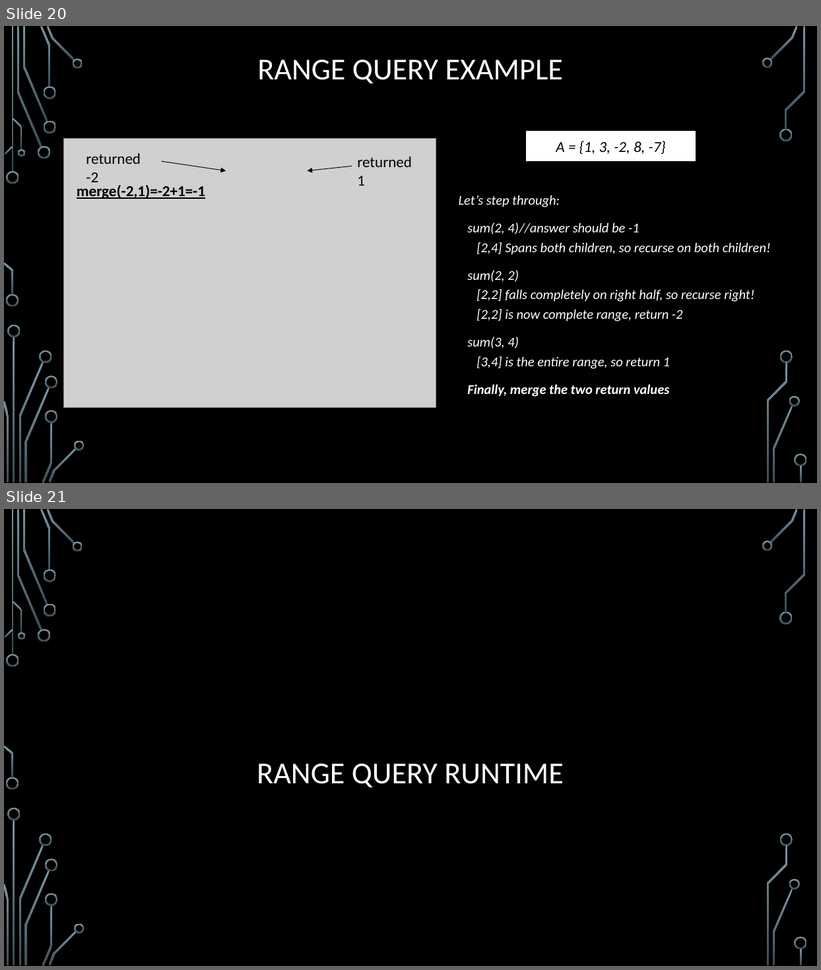
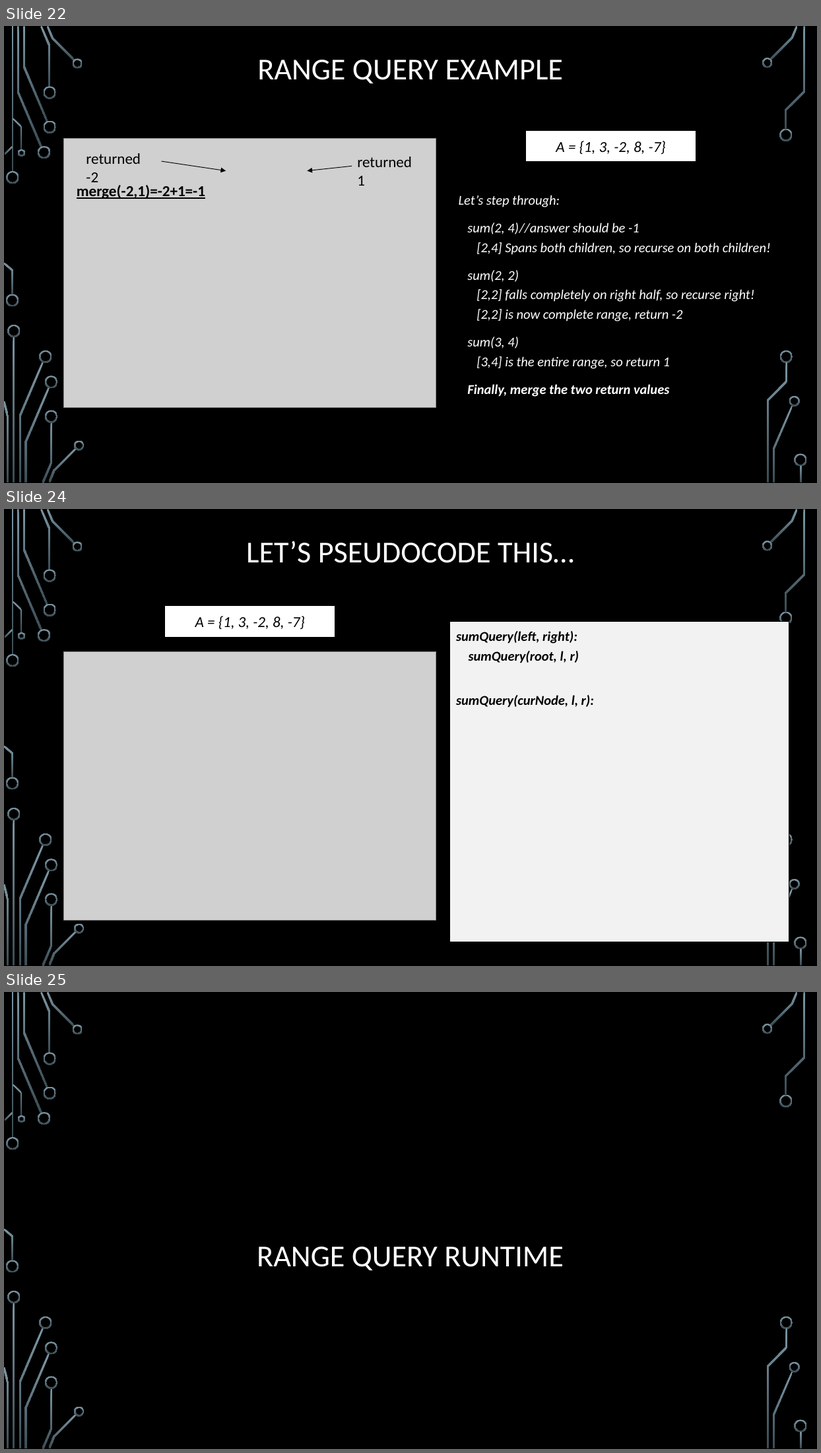
Before and after one commit to janiceeguo/advAlgo, a slide deck: slides/Trees-SegmentTrees.pptx. Shown one above the other, each under a label of ours: slides 20 and 21 before the commit, slides 22, 24 and 25 after it; the slides between them are not shown. The pictures are 821x970 and 821x1453 pixels, drawn with LibreOffice and Linux fonts; fonts in the diff are those of the drawing; grey boxes stand for pictures; background and template pictures are left out. Boxes give left, top, right and bottom in pixels: in the first picture for what was removed or moved away, otherwise in the second. Text is boxed around its words. In the diff, an @@ line names an element or a change of style, - is before the commit and + after.

```diff
--- a/slides/Trees-SegmentTrees.pptx
+++ b/slides/Trees-SegmentTrees.pptx
@@ slide 24 added at (x1=4, y1=509, x2=817, y2=966), background picture (left out); not listed: 36 template elements that a slide beside it also shows @@
@@ title added at (x1=246, y1=541, x2=574, y2=563), 36 pt, text #FFFFFF @@
+LET’S PSEUDOCODE THIS…
@@ rectangle added at (x1=165, y1=606, x2=336, y2=637), fill #FFFFFF, outline #000000 0.75 pt, 18 pt, text #000000, italic @@
+A = {1, 3, -2, 8, -7}
@@ rectangle added at (x1=450, y1=622, x2=789, y2=942), fill #F2F2F2, outline #000000 0.75 pt, 16 pt, text #000000, bold, italic @@
+sumQuery(left, right):
+sumQuery(root, l, r)
+sumQuery(curNode, l, r):
@@ picture added at (x1=64, y1=652, x2=436, y2=921) @@
@@ what was slide 20 is now slide 22 @@
@@ what was slide 21 is now slide 25 @@
```
Also in this commit, not shown: 3 slides changed, 6 other slides added, 2 slides removed, 4 other files.
